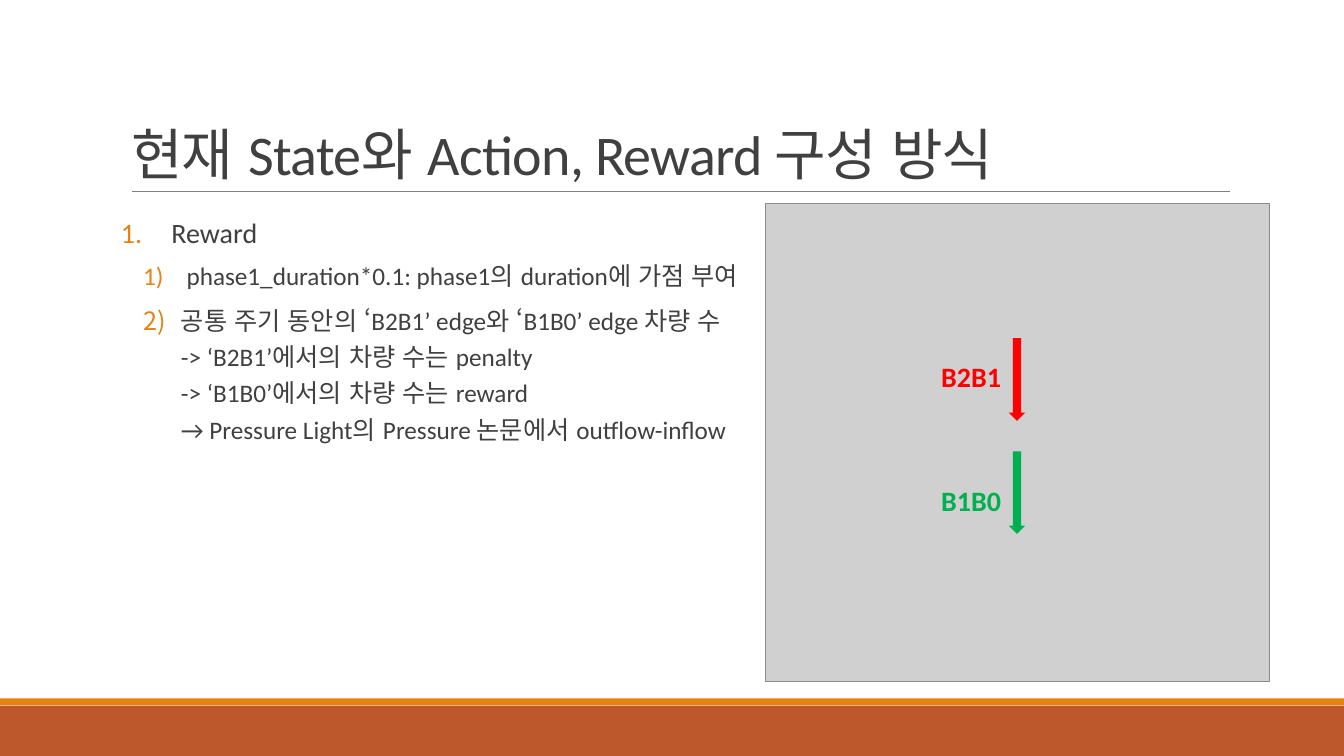
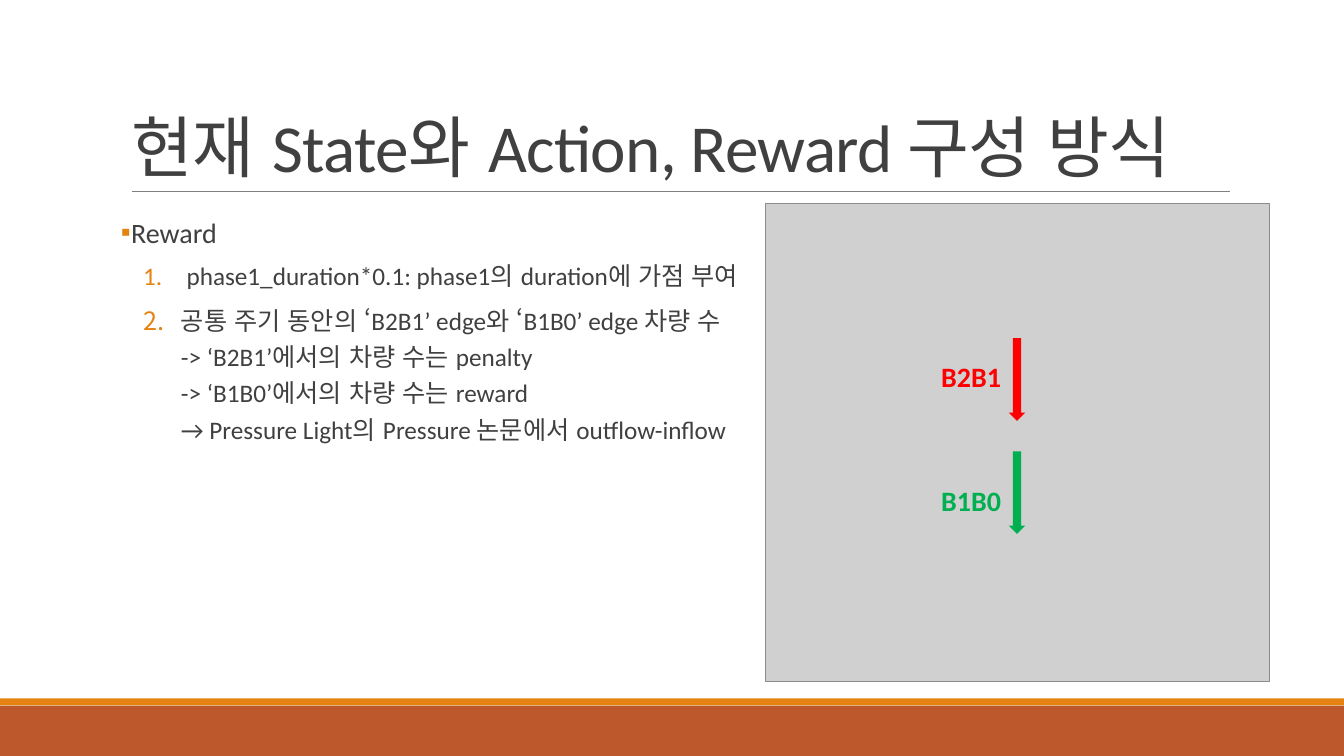
Before and after one commit to 3neutronstar/traffic-optimization_RL, a slide deck: slide 10 of 1st_Seminar(강민수).pptx. Drawn at 1344x756 pixels with LibreOffice and Linux fonts; fonts in the diff are those of the drawing; grey boxes stand for pictures. Boxes give left, top, right and bottom in pixels: in the first picture for what was removed or moved away, otherwise in the second. Text is boxed around its words. In the diff, an @@ line names an element or a change of style, - is before the commit and + after.

```diff
--- a/1st_Seminar(강민수).pptx
+++ b/1st_Seminar(강민수).pptx
@@ title "현재 State와 Action, Reward 구성 ..." at (131,116,1171,181): size 40 to 48 pt @@
@@ text "Reward" at (131,223,738,444): bullet 1. to ▪; bullet 1) to 1. @@
```
Also in this commit, not shown: 9 other slides changed, 13 slides added.
